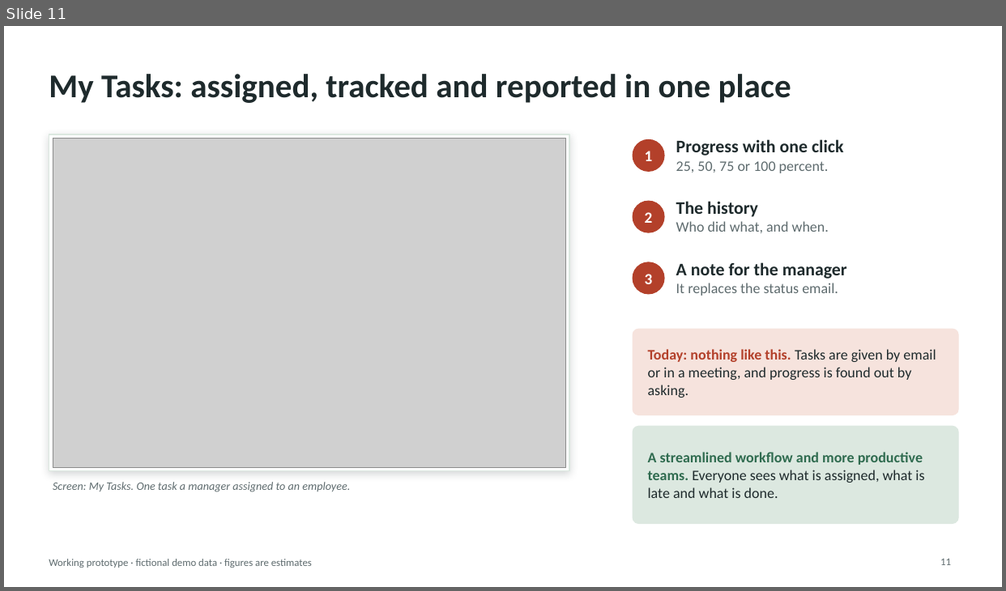
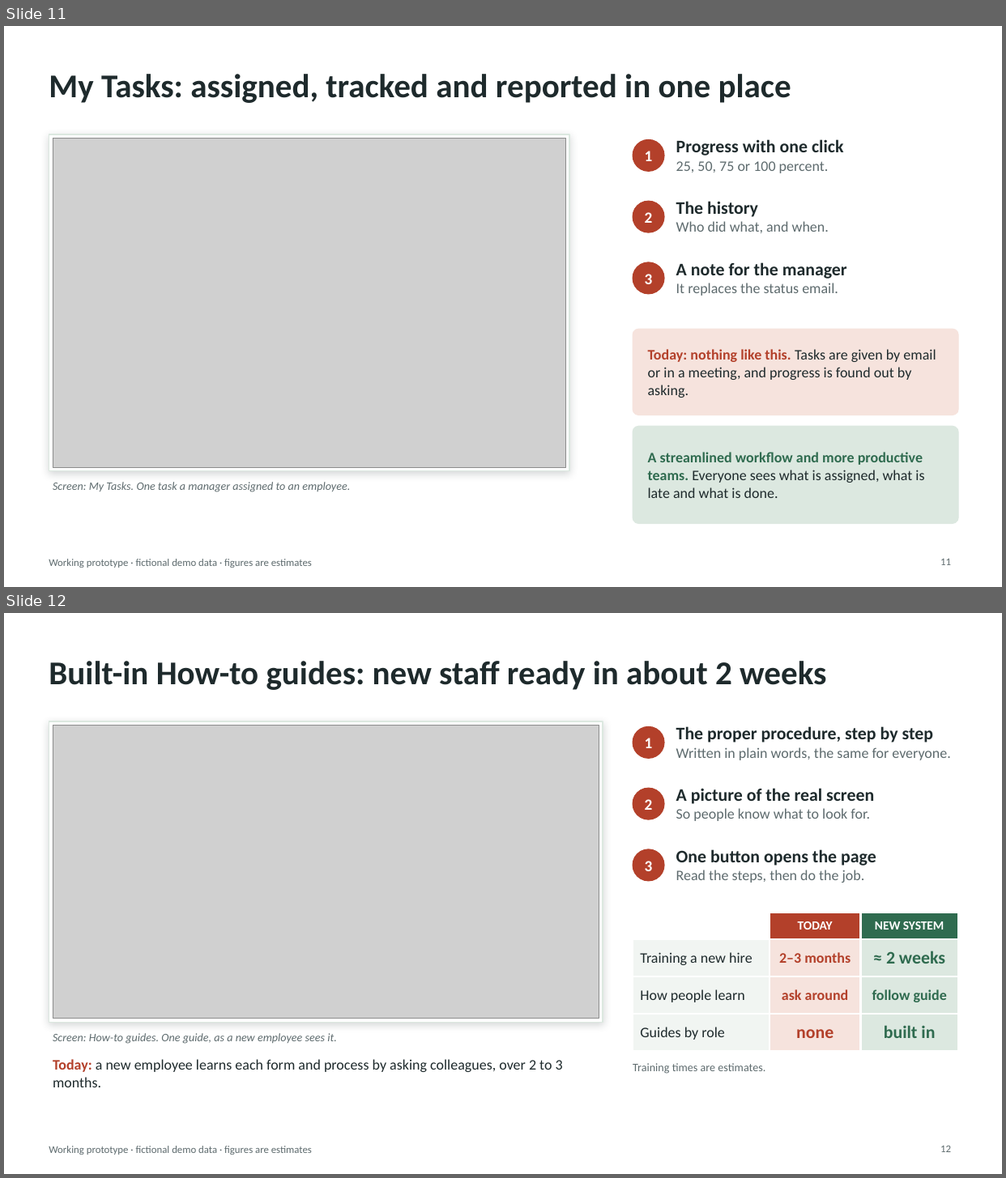
Before and after one commit to AndalibOlee/Portfolio, a slide deck: demo-platform/docs/DEMO_Executive_Presentation.pptx. Shown one above the other, each under a label of ours: slide 11 before the commit, slides 11 and 12 after it. The pictures are 1006x591 and 1006x1178 pixels, drawn with LibreOffice and Linux fonts; fonts in the diff are those of the drawing; grey boxes stand for pictures. Boxes give left, top, right and bottom in pixels: in the first picture for what was removed or moved away, otherwise in the second. Text is boxed around its words. In the diff, an @@ line names an element or a change of style, - is before the commit and + after.

```diff
--- a/demo-platform/docs/DEMO_Executive_Presentation.pptx
+++ b/demo-platform/docs/DEMO_Executive_Presentation.pptx
@@ slide 12 added at [4,613,1002,1174], background #FFFFFF; not listed: 1 template element that a slide beside it also shows @@
@@ title added at [49,661,826,690], 32 pt, text #1E2A2C, bold @@
+Built-in How-to guides: new staff ready in about 2 weeks
@@ rectangle added at [49,722,603,1023], fill #FFFFFF, outline #DCE8E0 1 pt @@
@@ picture added at [53,726,599,1019] @@
@@ ellipse added at [633,726,664,758], fill #B3402A, outline #B3402A 1 pt @@
@@ text added at [676,726,950,760], 14 pt, text #5E6B6E @@
+The proper procedure, step by step
+Written in plain words, the same for everyone.
@@ text added at [645,738,653,748], 15 pt, text #FFFFFF, bold @@
+1
@@ ellipse added at [633,788,664,820], fill #B3402A, outline #B3402A 1 pt @@
@@ text added at [645,799,653,810], 15 pt, text #FFFFFF, bold @@
+2
@@ text added at [676,788,874,821], 14 pt, text #5E6B6E @@
+A picture of the real screen
+So people know what to look for.
@@ ellipse added at [633,850,664,881], fill #B3402A, outline #B3402A 1 pt @@
@@ text added at [676,850,876,883], 14 pt, text #5E6B6E @@
+One button opens the page
+Read the steps, then do the job.
@@ text added at [645,861,653,871], 15 pt, text #FFFFFF, bold @@
+3
@@ table added at [633,913,958,1043], 4 rows, 3 columns @@
+ | TODAY | NEW SYSTEM
+Training a new hire | 2–3 months | ≈ 2 weeks
+How people learn | ask around | follow guide
+Guides by role | none | built in
@@ text added at [53,1033,337,1044], 11 pt, text #5E6B6E, italic @@
+Screen: How-to guides. One guide, as a new employee sees it.
@@ text added at [53,1059,563,1088], 14 pt, text #1E2A2C @@
+Today: a new employee learns each form and process by asking colleagues, over 2 to 3 months.
@@ text added at [633,1063,765,1074], 11 pt, text #5E6B6E @@
+Training times are estimates.
@@ page number added at [940,1145,951,1152], 10 pt, text #5E6B6E @@
+12
```
Also in this commit, not shown: 3 slides changed, 11 other files.
